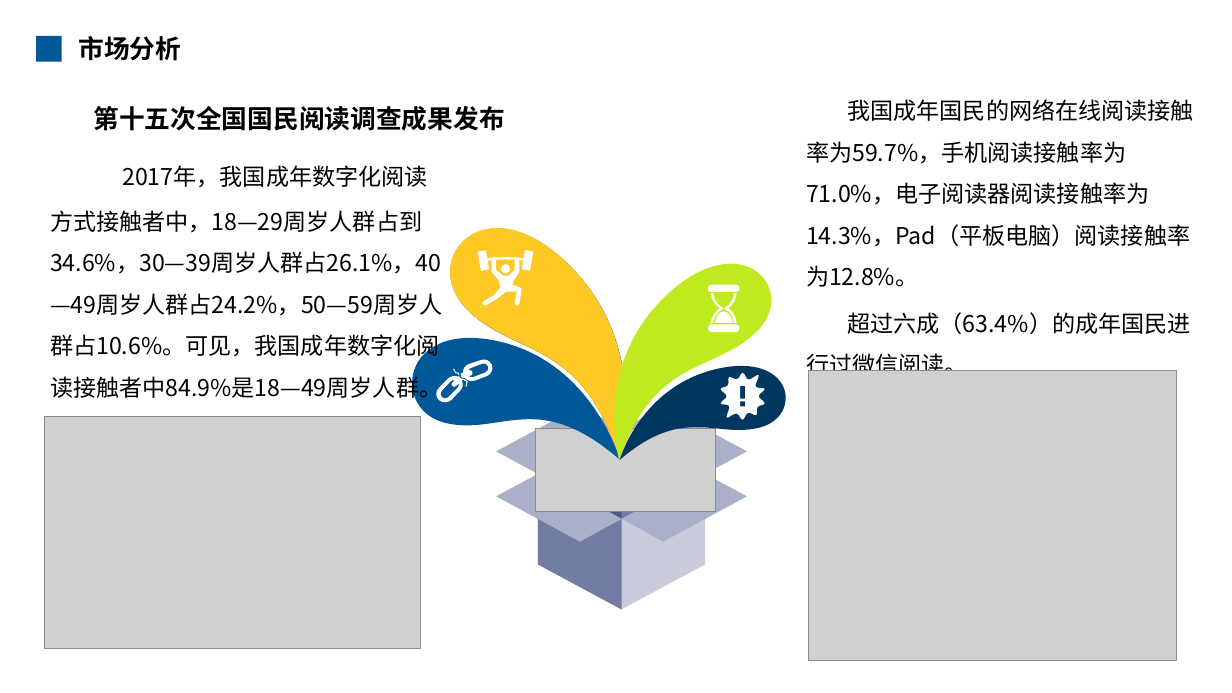
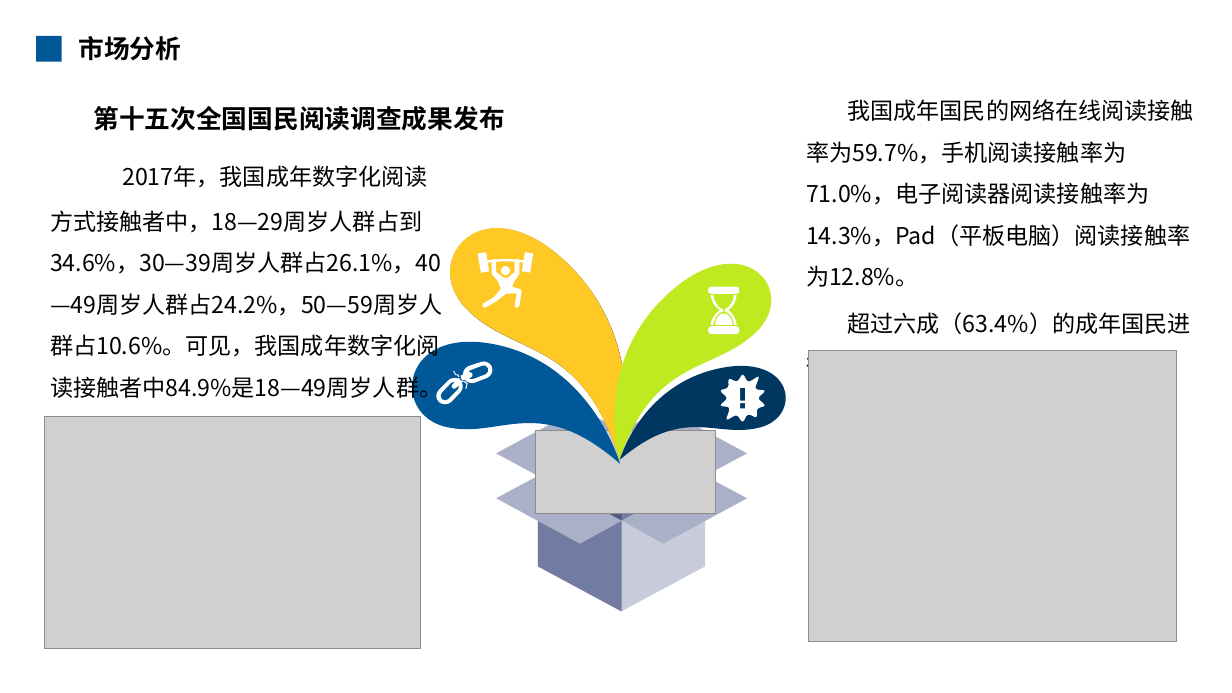
Before and after one commit to android-app-development-course/2019-26-ebook, a slide deck: slide 6 of 安卓应用汇报.pptx. Drawn at 1232x693 pixels with LibreOffice and Linux fonts; fonts in the diff are those of the drawing; grey boxes stand for pictures; background and template pictures are left out. Boxes give left, top, right and bottom in pixels: in the first picture for what was removed or moved away, otherwise in the second. Text is boxed around its words. In the diff, an @@ line names an element or a change of style, - is before the commit and + after.

```diff
--- a/安卓应用汇报.pptx
+++ b/安卓应用汇报.pptx
@@ freeform shape: place and size @@
-freeform shape at <box>389,320,627,461</box>
+freeform shape at <box>389,324,627,464</box>
@@ picture: place and size @@
-picture at <box>809,371,1177,661</box>
+picture at <box>809,351,1177,641</box>
@@ outline redrawn in 12 elements at <box>622,409,748,476</box>, <box>538,431,705,612</box>, <box>538,476,622,612</box>, <box>496,409,622,476</box>, <box>478,252,533,308</box>, <box>708,287,739,334</box>, <box>538,431,705,521</box>, <box>538,431,622,521</box>, <box>496,476,622,543</box>, <box>622,476,748,543</box>, <box>435,360,494,405</box>, <box>721,375,765,422</box> @@
```
Also in this commit, not shown: 7 other slides changed.
